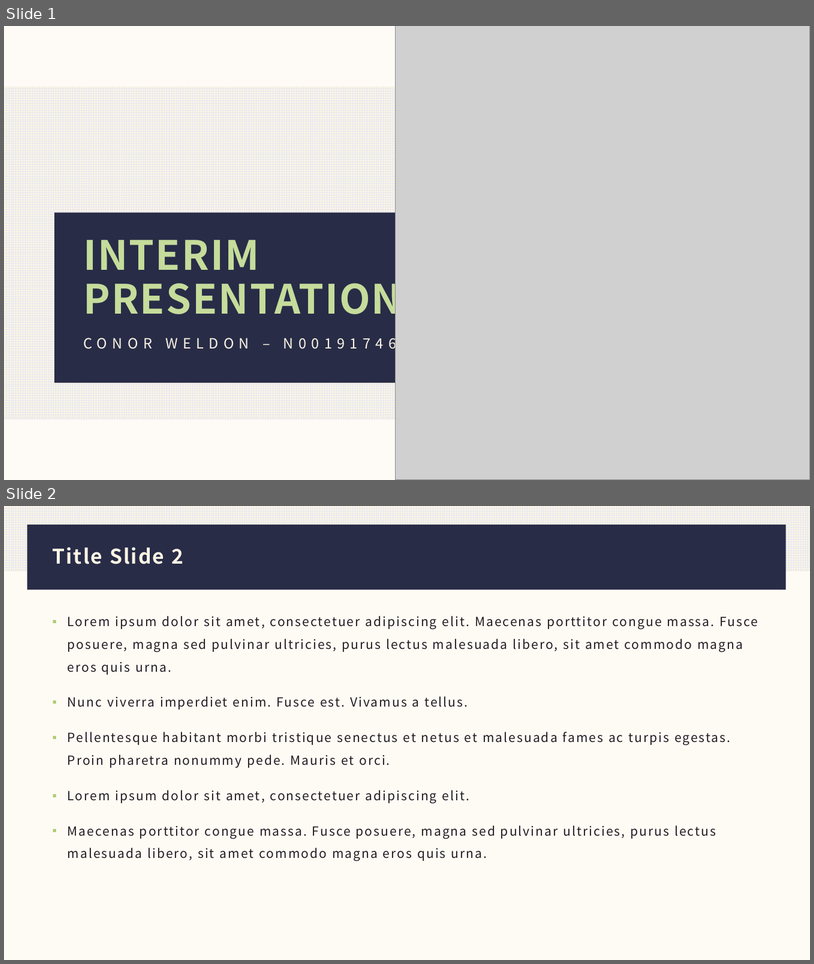
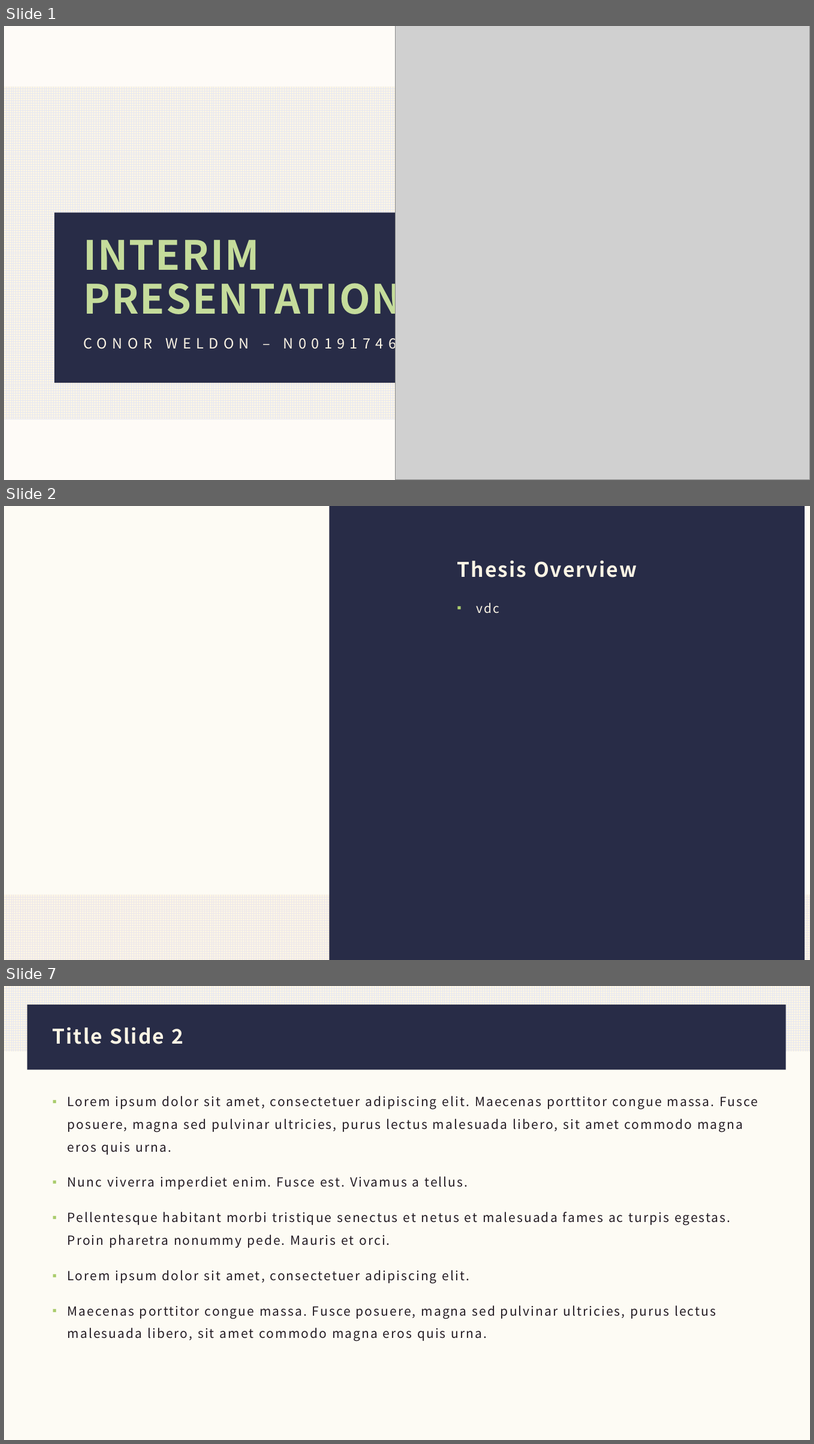
Before and after one commit to IADT-projects/y4-project-ConorWeldon, a slide deck: Docs/Presentation/Presentation.pptx. Shown one above the other, each under a label of ours: slides 1 and 2 before the commit, slides 1, 2 and 7 after it; the slides between them are not shown. The pictures are 814x964 and 814x1444 pixels, drawn with LibreOffice and Linux fonts; fonts in the diff are those of the drawing; grey boxes stand for pictures. Boxes give left, top, right and bottom in pixels: in the first picture for what was removed or moved away, otherwise in the second. Text is boxed around its words. In the diff, an @@ line names an element or a change of style, - is before the commit and + after.

```diff
--- a/Docs/Presentation/Presentation.pptx
+++ b/Docs/Presentation/Presentation.pptx
@@ slide 2 added at [4, 506, 810, 960], background #FCF5E5 at 40% opacity @@
@@ rectangle added at [329, 506, 805, 960], fill #282C47 @@
@@ title added at [457, 560, 637, 577], 24 pt, text #FCF5E5, bold @@
+Thesis Overview
@@ text added at [476, 603, 500, 613], 15 pt, text #FCF5E5 @@
+▪ vdc
@@ rectangle added at [4, 894, 810, 960], fill pattern #EBE6EB on #FCF5E5 @@
@@ what was slide 2 is now slide 7 @@
```
Also in this commit, not shown: 1 slide changed, 11 other slides added.
